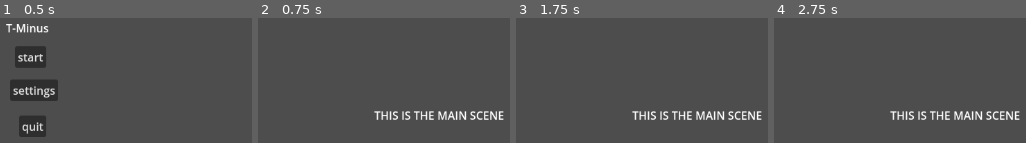
Above: before the commit, frames 1-4 (left to right).
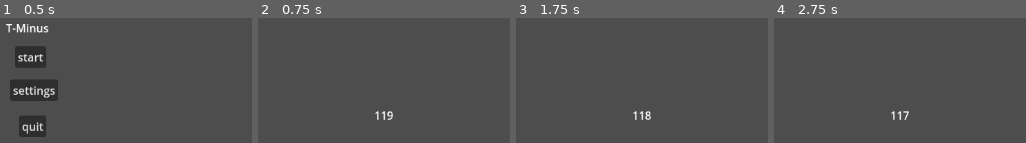
Above: after the commit, the same moments.

Repository: TheMillsheistyoftheEast/T-Minus
Game: Godot game, scene res://scenes/menu.tscn
Two runs of this game, one before a commit and one after it. Both use one fixed random seed, a clock stepped at 60 frames per second and the inputs below.
Inputs:
- Up to frame 1 (0.5 s): no input
- Up to frame 2 (0.75 s): click "start" at 0.5 s
- Up to frame 3 (1.75 s): tap Enter at 1.25 s
- Up to frame 4 (2.75 s): tap Space at 2 s

Frame 1 is identical in both runs. In frame 2, 2.1% of the frame differs, in the area x 46-98%, y 74-82%; in frame 3, 2.1%; in frame 4, 2.1%.

Commit message:
made timer display on main scene

Diff:
--- a/scenes/main.tscn
+++ b/scenes/main.tscn
@@ -13,3 +13,5 @@
 text = "THIS IS THE MAIN SCENE"
 
 [node name="Timer" type="Timer" parent="."]
+wait_time = 120.0
+autostart = true
--- a/scripts/main.gd
+++ b/scripts/main.gd
@@ -1,14 +1,18 @@
 extends Node
+@onready var timer: Timer = $Timer
+@onready var timeLabel: Label = $Label
 
 
 # Called when the node enters the scene tree for the first time.
 func _ready() -> void:
 	pass # Replace with function body.
 
-func StartBomb() -> void:
-	var NewTimerNode = Timer.new()
+func startBomb() -> void:
+	timer.timeout.connect(gameOver)
 
+func gameOver() -> void:
+	pass
 
 # Called every frame. 'delta' is the elapsed time since the previous frame.
 func _process(delta: float) -> void:
-	pass
+	timeLabel.text = str(int(timer.time_left))
